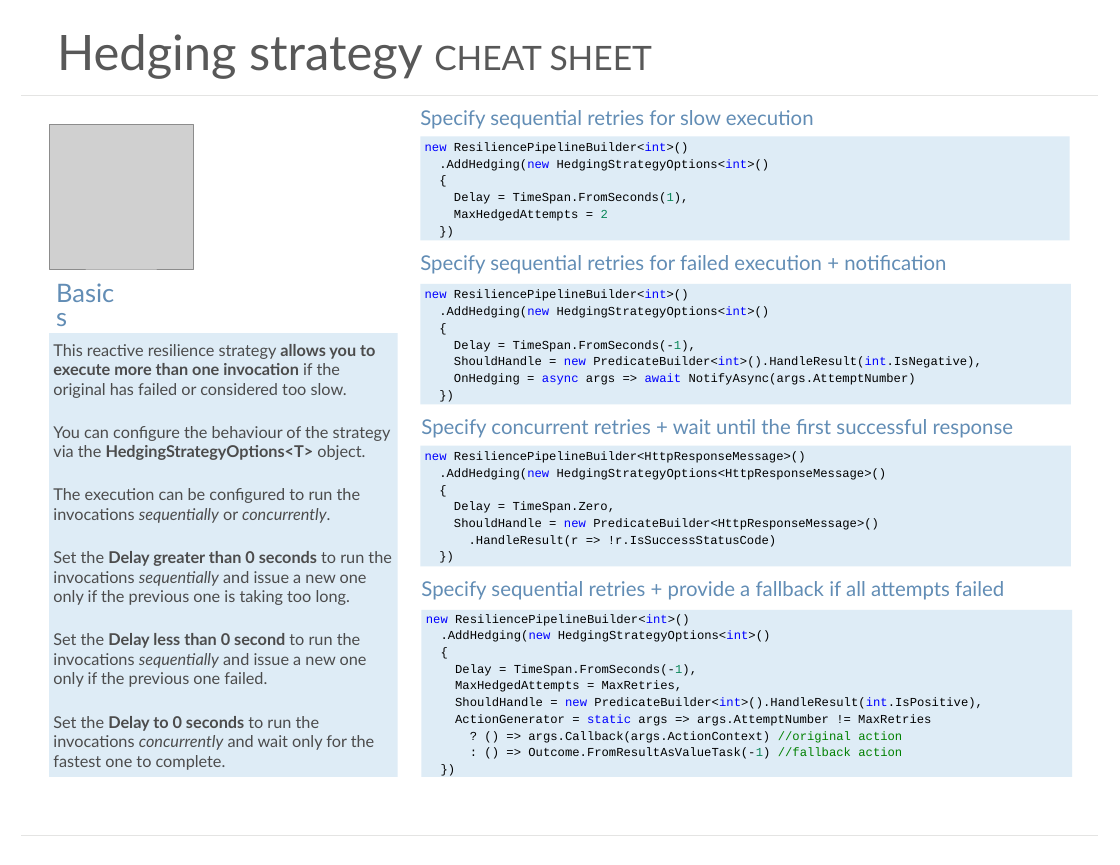
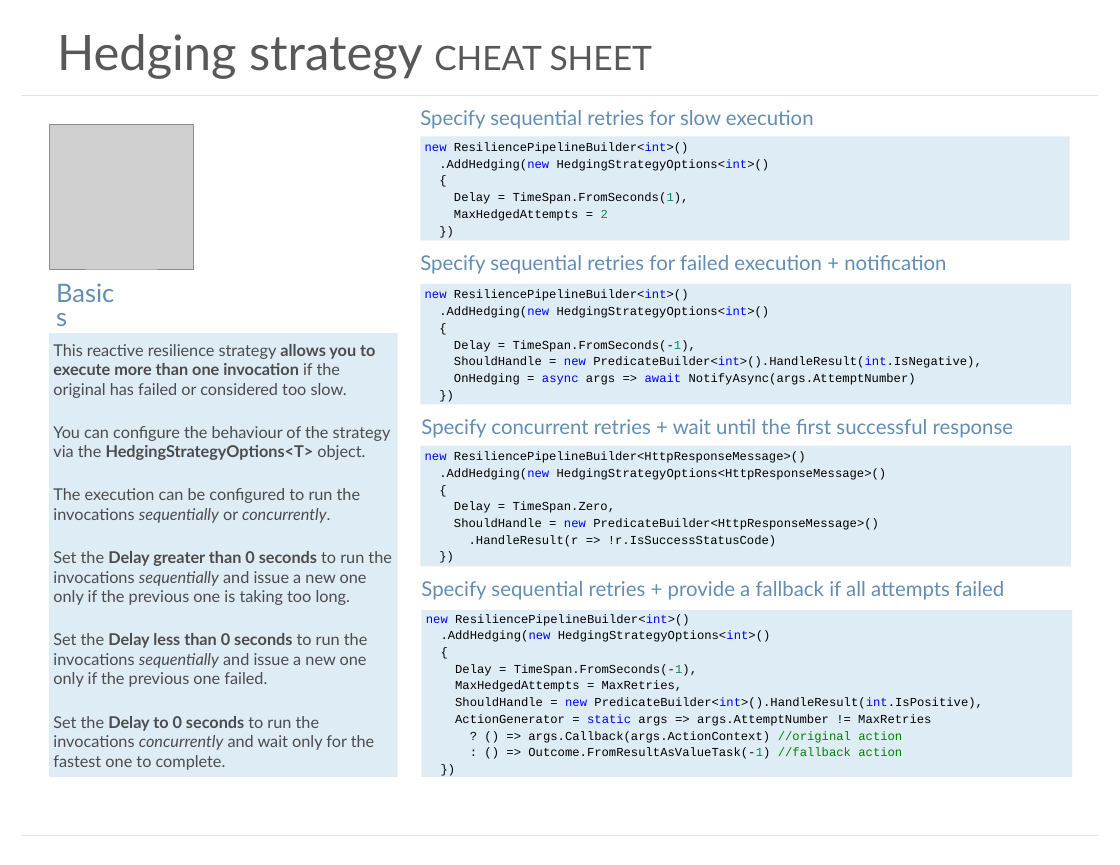
Before and after one commit to App-vNext/Polly, a slide deck: slide 1 of docs/media/cheat-sheet-hedging.pptx. Drawn at 1120x865 pixels with LibreOffice and Linux fonts; fonts in the diff are those of the drawing; grey boxes stand for pictures. Boxes give left, top, right and bottom in pixels: in the first picture for what was removed or moved away, otherwise in the second. Text is boxed around its words. In the diff, an @@ line names an element or a change of style, - is before the commit and + after.

```diff
--- a/docs/media/cheat-sheet-hedging.pptx
+++ b/docs/media/cheat-sheet-hedging.pptx
@@ text in rectangle at box(53, 633, 367, 687): text changed @@
-Set the Delay less than 0 second to run the invocations sequentially and issue a new one only if the previous one failed.
+Set the Delay less than 0 seconds to run the invocations sequentially and issue a new one only if the previous one failed.
```
Also in this commit, not shown: 1 other file.
